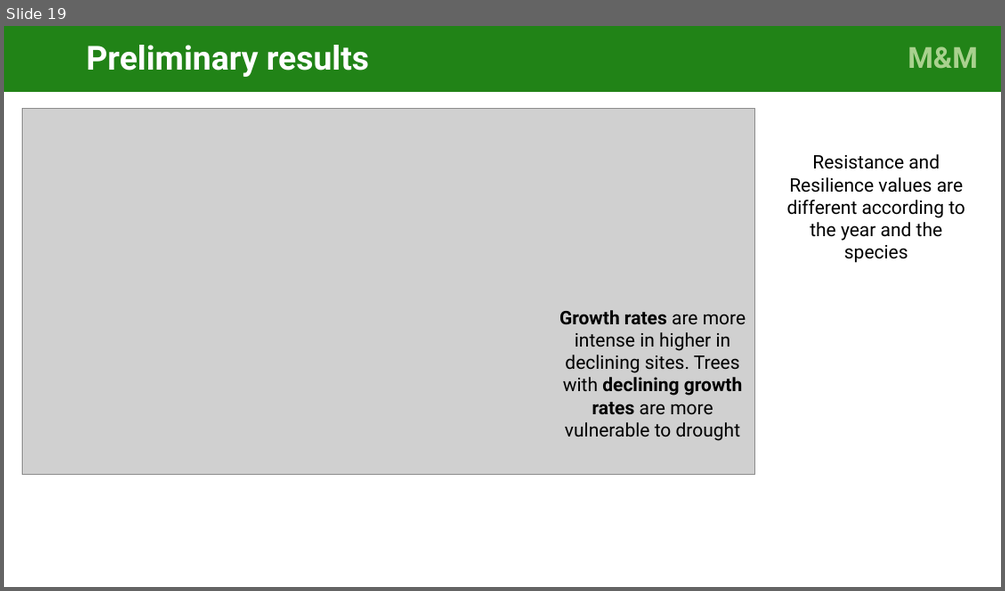
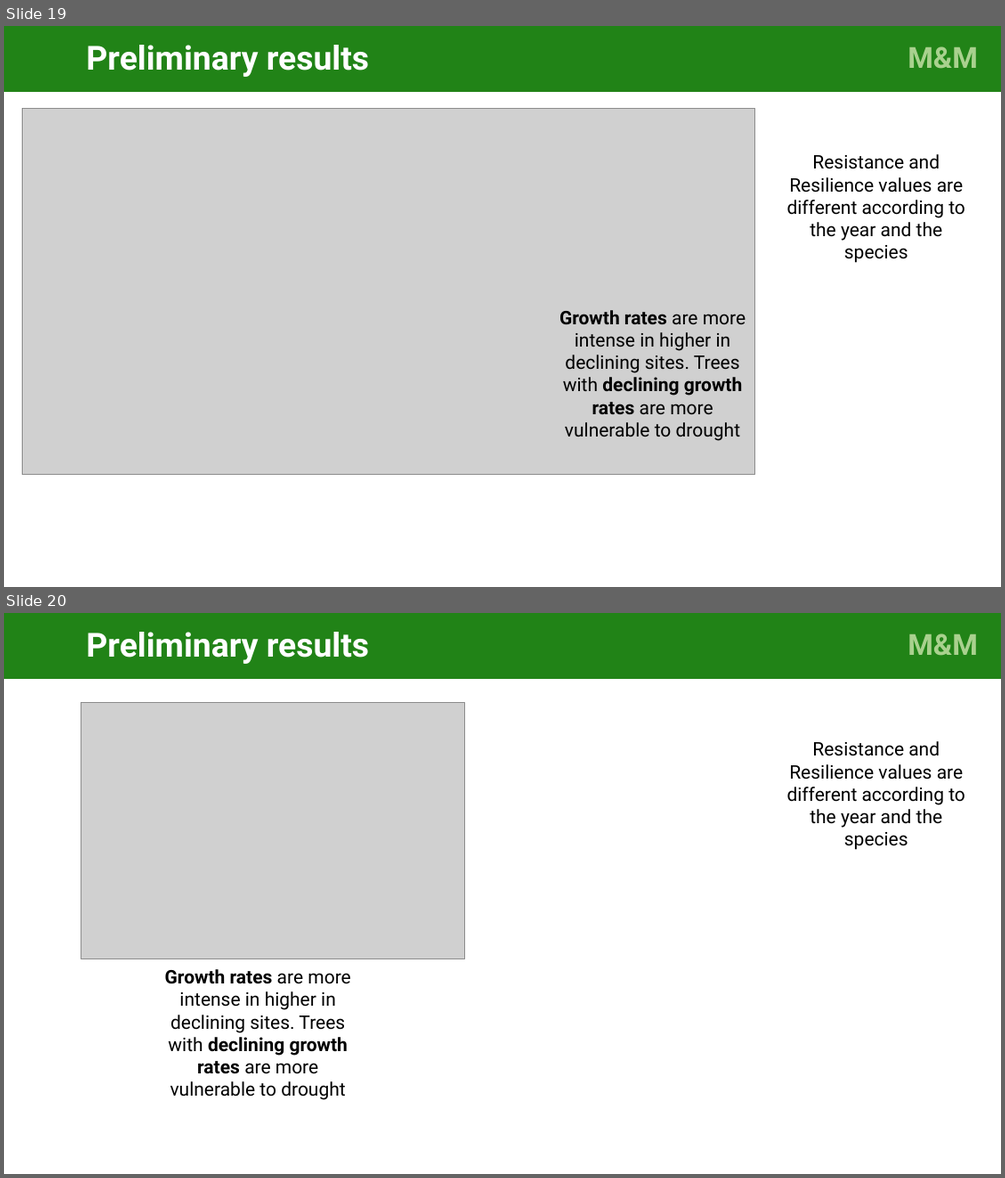
Before and after one commit to cris-fernandez/Tesis_Individuo, a slide deck: 06_ppts/exploratory_analysis_figures_v3-CFB-CG.pptx. Shown one above the other, each under a label of ours: slide 19 before the commit, slides 19 and 20 after it. The pictures are 1005x591 and 1005x1178 pixels, drawn with LibreOffice and Linux fonts; fonts in the diff are those of the drawing; grey boxes stand for pictures. Boxes give left, top, right and bottom in pixels: in the first picture for what was removed or moved away, otherwise in the second. Text is boxed around its words. In the diff, an @@ line names an element or a change of style, - is before the commit and + after.

```diff
--- a/06_ppts/exploratory_analysis_figures_v3-CFB-CG.pptx
+++ b/06_ppts/exploratory_analysis_figures_v3-CFB-CG.pptx
@@ slide 20 added at <box>4,613,1001,1174</box>, background #FFFFFF @@
@@ title added at <box>4,613,797,679</box>, fill #218317, 32 pt, text #FFFFFF, bold @@
+Preliminary results
@@ rectangle added at <box>797,613,1001,679</box>, fill #218317, 28 pt, text #A9D18E, bold @@
+M&M .
@@ picture added at <box>81,703,465,958</box> @@
@@ text added at <box>787,741,965,850</box>, 18 pt, text #000000 @@
+  Resistance and Resilience values are different according to the year and the species
@@ text added at <box>165,969,350,1100</box>, 18 pt, text #000000 @@
+  Growth rates are more intense in higher in declining sites. Trees with declining growth rates are more vulnerable to drought
```
Also in this commit, not shown: 4 other files.
